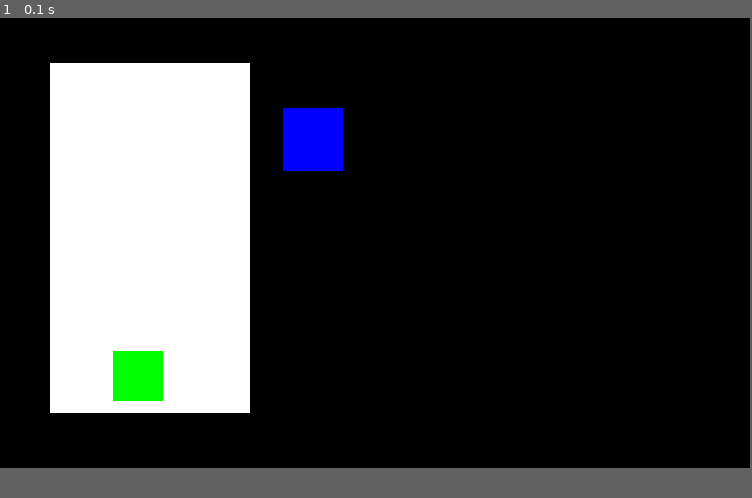
Above: before the commit, frame 1.
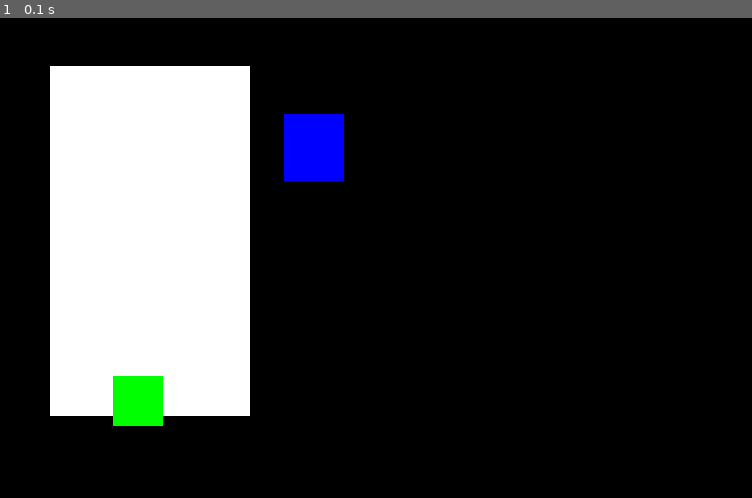
Above: after the commit, the same moment.

Repository: hsiang086/crc-static-exhibition
Game: pygame game, started from main/first_scenes.py
Two runs of this game, one before a commit and one after it. Both use one fixed random seed, a clock stepped at 60 frames per second and the inputs below.
Inputs:
- Up to frame 1 (0.1 s): no input
In our replay, the window is 750x450 before the commit and 752x480 after it. These sizes can differ from the game's own. Grey fills any space a smaller window leaves; there, only what the larger window draws over its background counts as a difference.

The runs differ from the first frame. In frame 1, 1.3% of the frame differs, in the area x 6-46%, y 9-85%.

Commit message:
Update first_scenes.py

Diff:
--- a/main/first_scenes.py
+++ b/main/first_scenes.py
@@ -23,7 +23,7 @@
     font = pygame.font.SysFont('Arial', 20, bold=True)
 
     # screen
-    RES = WIDTH, HEIGHT = 750, 450
+    RES = WIDTH, HEIGHT = 752, 480
     screen = pygame.display.set_mode(RES)
     screen.fill('BLACK')
 
@@ -39,7 +39,7 @@
     for i in range (9):
         DL = DetailedLock(i)
         lock_focusing.add(DL)
-    lock_focusing.add(Back(first_scenes))
+    lock_focusing.add(Back(first_scenes), CombinationLock())
 
     ascii_focusing = pygame.sprite.Group()
     ascii_focusing.add(DetailedAscii(), Back(first_scenes))
@@ -110,13 +110,22 @@
 class DetailedLock(pygame.sprite.Sprite):
     def __init__(self, loc):
         super().__init__()
-        self.image = pygame.Surface((100, 100))
-        self.image.fill('BLUE')
+        self.image = pygame.Surface((80, 80))
+        self.image.fill('WHITE')
         self.rect = self.image.get_rect()
-        locx = 3 - (loc % 3)
-        locy = 0.5 + (loc // 3)
-        self.rect.left = WIDTH * locx / 5
-        self.rect.centery = HEIGHT * locy / 3
+        locx = 4 - (loc % 3)
+        locy = 2 + (loc // 3)
+        self.rect.centerx = WIDTH * locx / 7
+        self.rect.centery = HEIGHT * locy / 4.5
+
+class CombinationLock(pygame.sprite.Sprite):
+    def __init__(self):
+        super().__init__()
+        self.image = pygame.Surface((HEIGHT * 3 / 4.5, 100))
+        self.image.fill('WHITE')
+        self.rect = self.image.get_rect()
+        self.rect.centery = 100
+        self.rect.left = WIDTH * 1.5 / 7
 
 
 # ascii focusing
